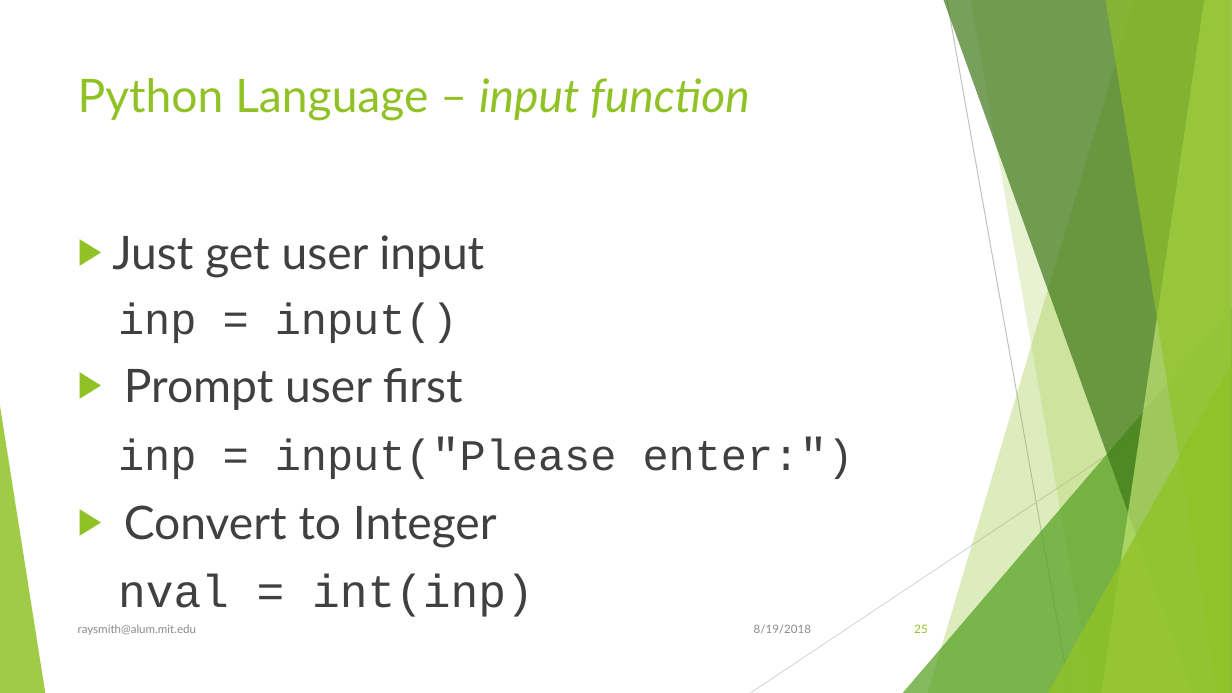
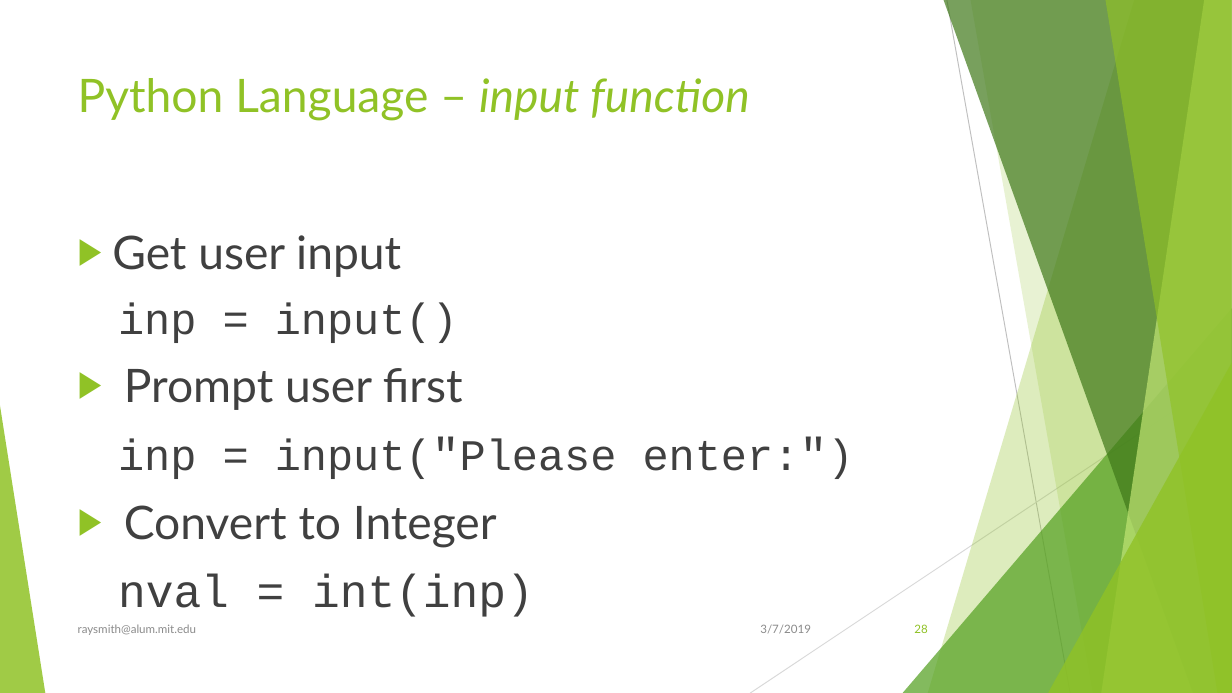
Before and after one commit to raysmith619/Introduction-To-Programming, a slide deck: slide 28 of Docs/Introduction to Proramming Using Python.pptx (slide 25 before the commit). Drawn at 1232x693 pixels with LibreOffice and Linux fonts; fonts in the diff are those of the drawing. Boxes give left, top, right and bottom in pixels: in the first picture for what was removed or moved away, otherwise in the second. Text is boxed around its words. In the diff, an @@ line names an element or a change of style, - is before the commit and + after.

```diff
--- a/Docs/Introduction to Proramming Using Python.pptx
+++ b/Docs/Introduction to Proramming Using Python.pptx
@@ text at <box>112,235,401,277</box>: text changed @@
-▶ Just get user input
+▶ Get user input
@@ text at <box>760,624,811,634</box>: text changed @@
-8/19/2018
+3/7/2019
@@ page number at <box>914,624,927,633</box>: text changed @@
-25
+28
```
Also in this commit, not shown: 39 other slides changed, 33 slides added.
